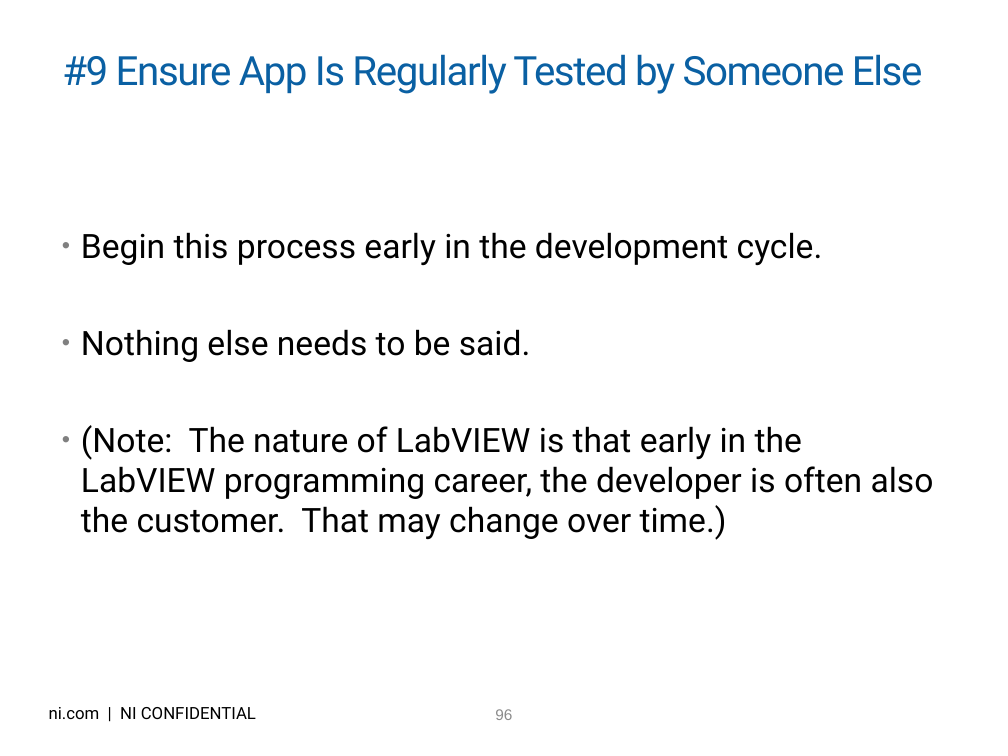
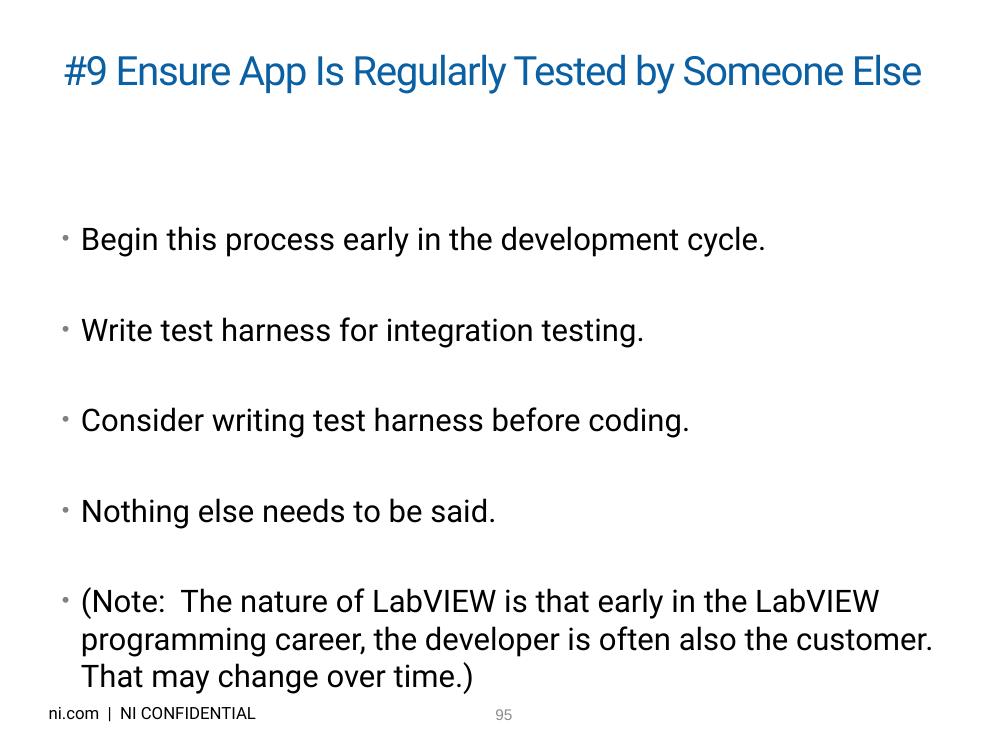
Before and after one commit to njhollenback/Presentations, a slide deck: slide 95 of LV for Advanced Apps - 10 Keys to Success.pptx (slide 96 before the commit). Drawn at 1008x756 pixels with LibreOffice and Linux fonts; fonts in the diff are those of the drawing; background and template pictures are left out. Boxes give left, top, right and bottom in pixels: in the first picture for what was removed or moved away, otherwise in the second. Text is boxed around its words. In the diff, an @@ line names an element or a change of style, - is before the commit and + after.

```diff
--- a/LV for Advanced Apps - 10 Keys to Success.pptx
+++ b/LV for Advanced Apps - 10 Keys to Success.pptx
@@ text at [81, 226, 933, 657]: size 24 to 22.2 pt in "Begin this process early in the development ...", "Nothing else needs to be said.", "(Note: The nature of LabVIEW is that ..." @@
@@ text at [81, 317, 690, 438]: paragraphs added @@
+• Write test harness for integration testing.
+• Consider writing test harness before coding.
@@ page number at [495, 709, 512, 720]: text changed @@
-96
+95
```
Also in this commit, not shown: 7 other slides changed, 4 slides added, 3 slides removed.
